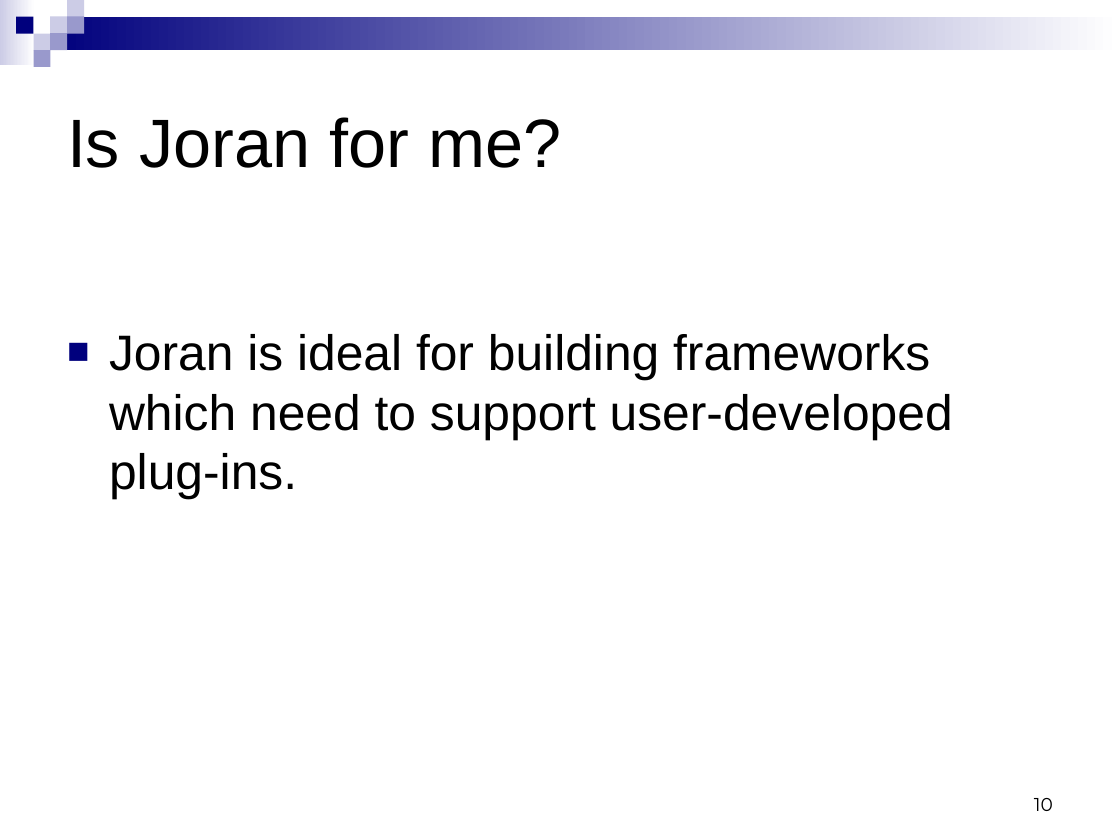
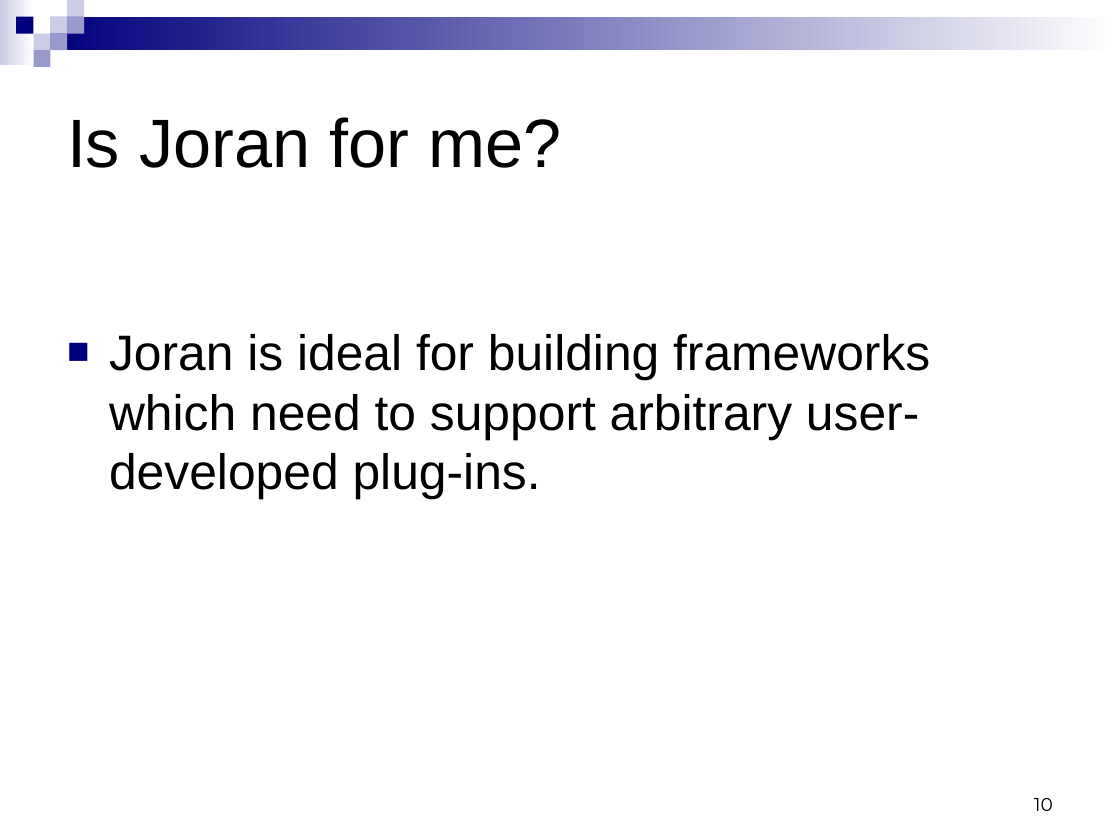
Before and after one commit to qos-ch/logback, a slide deck: slide 10 of logback-site/src/site/resources/logback.ppt. Drawn at 1120x840 pixels with LibreOffice and Linux fonts; fonts in the diff are those of the drawing. Boxes give left, top, right and bottom in pixels: in the first picture for what was removed or moved away, otherwise in the second. Text is boxed around its words. In the diff, an @@ line names an element or a change of style, - is before the commit and + after.

```diff
--- a/logback-site/src/site/resources/logback.ppt
+++ b/logback-site/src/site/resources/logback.ppt
@@ text at bbox=[109, 334, 930, 500]: text changed @@
-■ Joran is ideal for building frameworks which need to support user-developed plug-ins.
+■ Joran is ideal for building frameworks which need to support arbitrary user-developed plug-ins.
```
Also in this commit, not shown: 10 other slides changed, 2 slides added.
